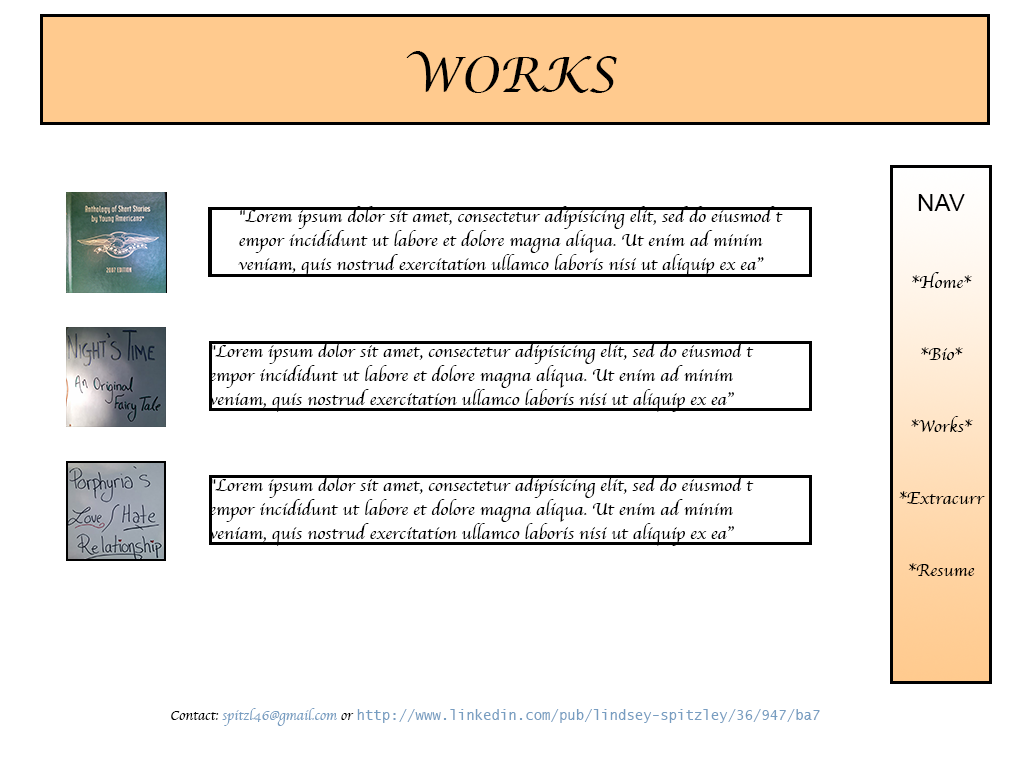
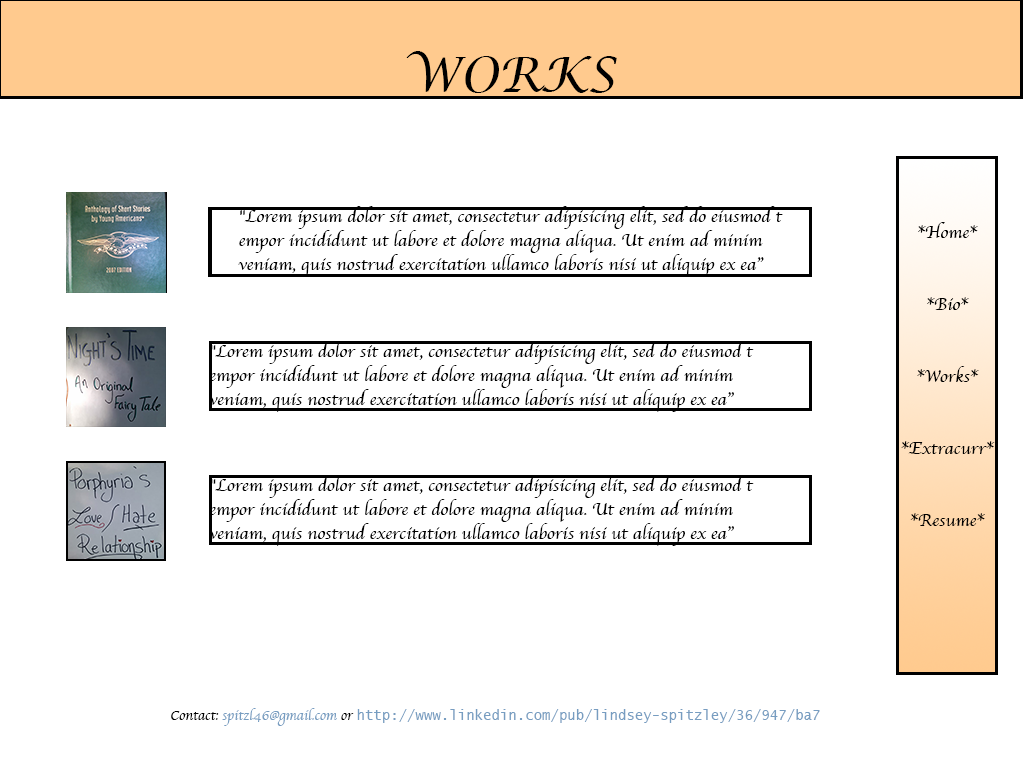
The second 1024 × 768 image is a revision of the first. Changes to its layers:
painted on "Nav Text" over [899, 194, 995, 576]
painted on "Navigation Box" over [890, 156, 998, 684]
renamed "HeaderBox" to "Rectangle 4", painted on it over [0, 0, 1023, 125]
